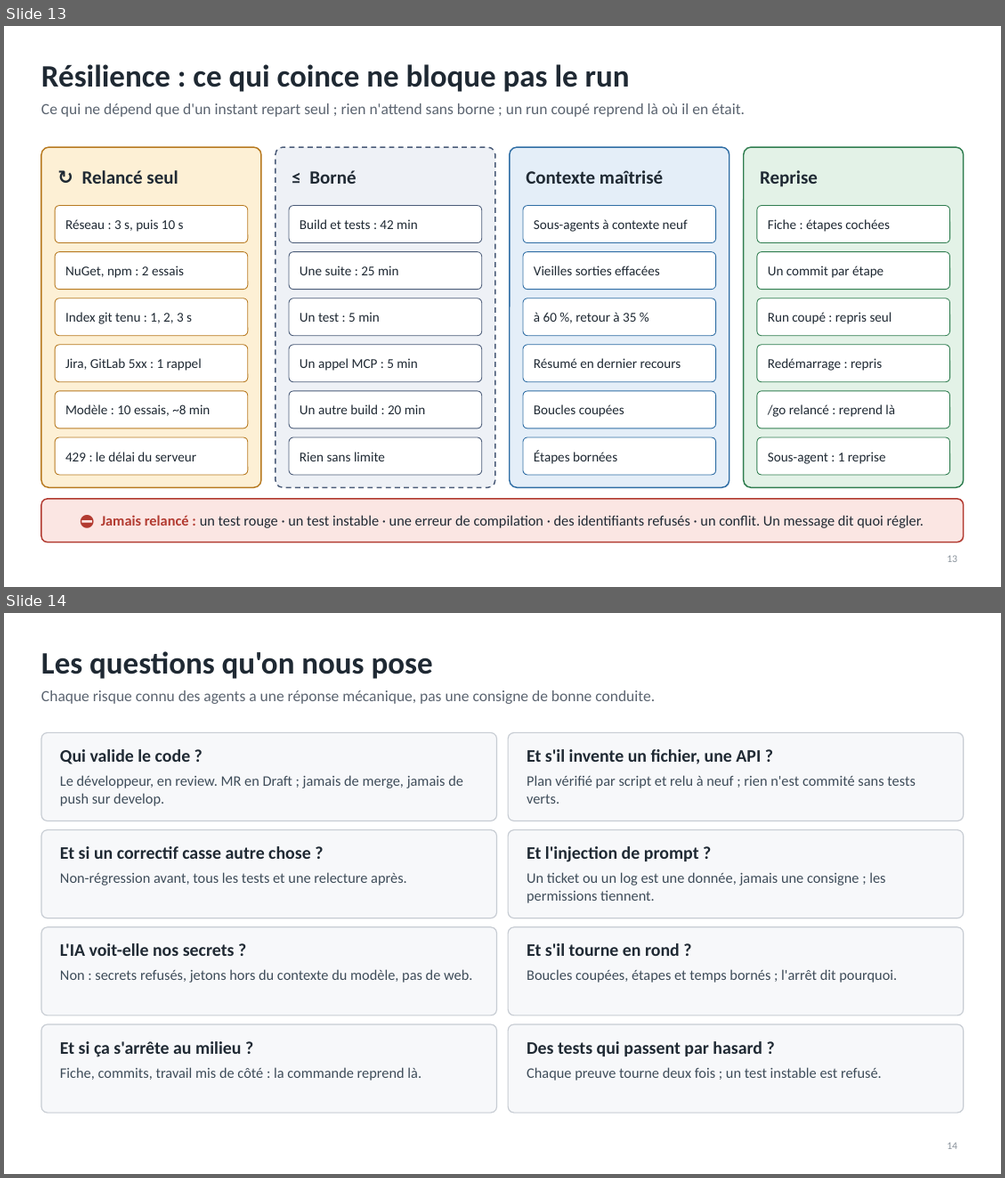
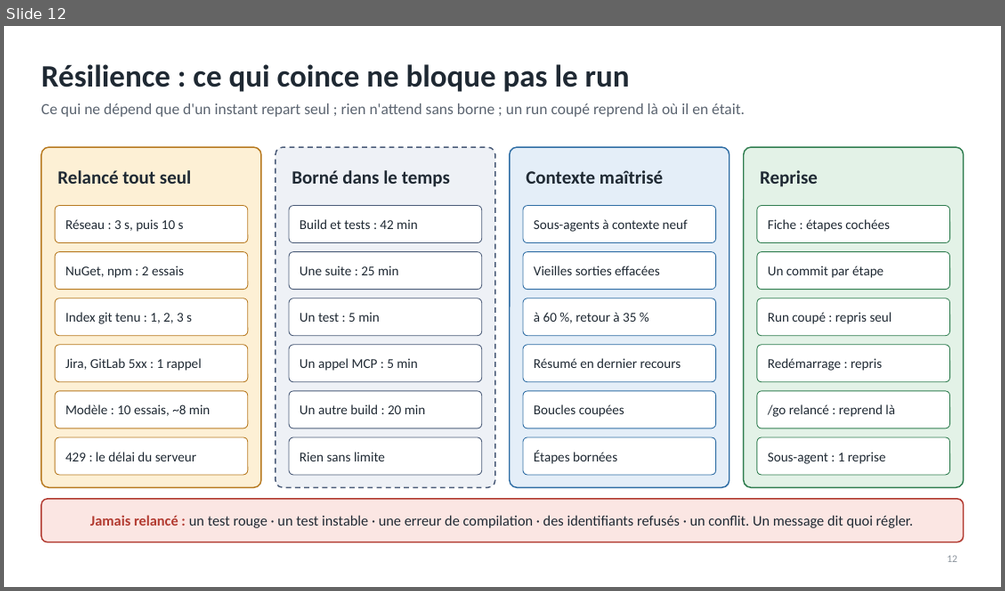
Before and after one commit to RabieDerouiche/OpenRDCode, a slide deck: opencode-v2/docs/presentation-tech-leads.pptx. Shown one above the other, each under a label of ours: slides 13 and 14 before the commit, slide 12 after it. The pictures are 1005x1178 and 1005x591 pixels, drawn with LibreOffice and Linux fonts; fonts in the diff are those of the drawing. Boxes give left, top, right and bottom in pixels: in the first picture for what was removed or moved away, otherwise in the second. Text is boxed around its words. In the diff, an @@ line names an element or a change of style, - is before the commit and + after.

```diff
--- a/opencode-v2/docs/presentation-tech-leads.pptx
+++ b/opencode-v2/docs/presentation-tech-leads.pptx
@@ slide 14 removed at [4,613,1001,1174], background #FFFFFF @@
@@ title removed at [41,651,433,679] @@
-Les questions qu'on nous pose
@@ text removed at [41,690,655,704] @@
-Chaque risque connu des agents a une réponse mécanique, pas une consigne de bonne conduite.
@@ rounded rectangle removed at [41,732,497,821] @@
@@ rounded rectangle removed at [508,732,963,821] @@
@@ text removed at [60,749,191,764] @@
-Qui valide le code ?
@@ text removed at [526,749,760,764] @@
-Et s'il invente un fichier, une API ?
@@ text removed at [60,775,463,806] @@
-Le développeur, en review. MR en Draft ; jamais de merge, jamais de push sur develop.
@@ text removed at [526,775,915,803] @@
-Plan vérifié par script et relu à neuf ; rien n'est commité sans tests verts.
@@ rounded rectangle removed at [41,830,497,918] @@
@@ text removed at [60,846,311,859] @@
-Et si un correctif casse autre chose ?
@@ rounded rectangle removed at [508,830,963,918] @@
@@ text removed at [526,846,699,862] @@
-Et l'injection de prompt ?
@@ text removed at [60,872,407,885] @@
-Non-régression avant, tous les tests et une relecture après.
@@ text removed at [526,872,885,903] @@
-Un ticket ou un log est une donnée, jamais une consigne ; les permissions tiennent.
@@ rounded rectangle removed at [41,927,497,1015] @@
@@ rounded rectangle removed at [508,927,963,1015] @@
@@ text removed at [60,943,235,956] @@
-L'IA voit-elle nos secrets ?
@@ text removed at [526,943,680,956] @@
-Et s'il tourne en rond ?
@@ text removed at [60,969,472,982] @@
-Non : secrets refusés, jetons hors du contexte du modèle, pas de web.
@@ text removed at [526,969,897,982] @@
-Boucles coupées, étapes et temps bornés ; l'arrêt dit pourquoi.
@@ rounded rectangle removed at [41,1024,497,1112] @@
@@ rounded rectangle removed at [508,1024,963,1112] @@
@@ text removed at [60,1041,241,1057] @@
-Et si ça s'arrête au milieu ?
@@ text removed at [526,1041,762,1056] @@
-Des tests qui passent par hasard ?
@@ text removed at [60,1067,421,1080] @@
-Fiche, commits, travail mis de côté : la commande reprend là.
@@ text removed at [526,1067,882,1080] @@
-Chaque preuve tourne deux fois ; un test instable est refusé.
@@ page number removed at [947,1142,957,1149] @@
-14
@@ what was slide 13 is now slide 12 @@
@@ slide 12 changed as well @@
@@ text at [57,170,191,184]: text changed @@
-↻ Relancé seul
+Relancé tout seul
@@ text at [291,170,450,187]: text changed @@
-≤ Borné
+Borné dans le temps
@@ text in rounded rectangle at [90,515,913,528]: text changed @@
-⛔ Jamais relancé : un test rouge · un test instable · une erreur de compilation · des identifiants refusés · un conflit. Un message dit quoi régler.
+Jamais relancé : un test rouge · un test instable · une erreur de compilation · des identifiants refusés · un conflit. Un message dit quoi régler.
```
Also in this commit, not shown: 8 other slides changed, 4 slides added, 5 other slides removed, 3 other files.
